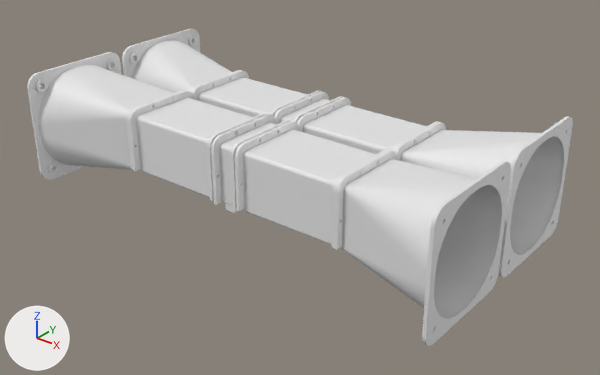
What one commit did to the glTF model shroud.glb.
One viewpoint serves both versions: a 50 mm camera at (0.688, -0.66, 0.403) aimed at (0.162, -0.003, -0.004). The axes (+X, +Y, +Z) are drawn at lower left. The lights are the same throughout. The picture after the commit comes second. Where no turn or scale is listed for an object, it has been applied to the vertices.

Before the edit, the objects in view are built like this:
```python
ob_0_1_1_3 = bpy.data.objects.new('=>[0:1:1:3]', me_intake_0)
ob_0_1_1_3.location = (-0.1305, -0.049, 0.0)
ob_0_1_1_4 = bpy.data.objects.new('=>[0:1:1:4]', me_intake_1)
ob_0_1_1_4.location = (-0.1305, 0.049, 0.0)
ob_0_1_1_5 = bpy.data.objects.new('=>[0:1:1:5]', me_enclosure_7)
ob_0_1_1_5.location = (-0.0035, -0.049, 0.0)
ob_0_1_1_5__001 = bpy.data.objects.new('=>[0:1:1:5].001', me_enclosure_7_001)
ob_0_1_1_5__001.location = (-0.0035, 0.049, 0.0)
ob_0_1_1_5__002 = bpy.data.objects.new('=>[0:1:1:5].002', me_enclosure_7_002)
ob_0_1_1_5__002.location = (0.1578, -0.049, 0.0)
ob_0_1_1_5__003 = bpy.data.objects.new('=>[0:1:1:5].003', me_enclosure_7_003)
ob_0_1_1_5__003.location = (0.1578, 0.049, 0.0)
ob_0_1_1_6 = bpy.data.objects.new('=>[0:1:1:6]', me_bridge_5)
ob_0_1_1_6.location = (0.1249, -0.049, 0.0)
ob_0_1_1_6__001 = bpy.data.objects.new('=>[0:1:1:6].001', me_bridge_5_001)
ob_0_1_1_6__001.location = (0.1249, 0.049, 0.0)
ob_0_1_1_8 = bpy.data.objects.new('=>[0:1:1:8]', me_exhaust_9)
ob_0_1_1_8.location = (0.2842, 0.049, 0.0)
# also in view: '=>[0:1:1:7]' at (0.344, -0.069, 0.033)
```
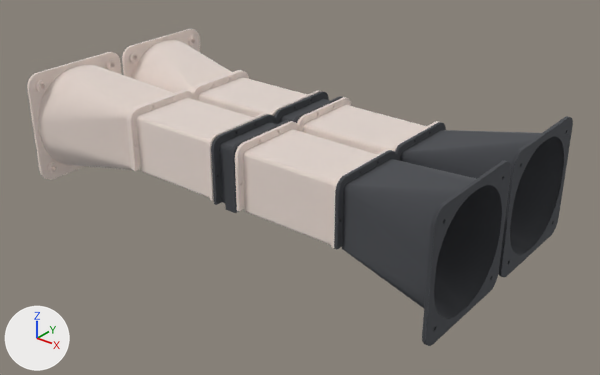
Edits to the bpy script that builds the scene:
```text
Add mat_mat_1:
    mat_mat_1 = principled_material('mat_1')
    mat_mat_1.base_color = (0.169, 0.176, 0.192)  # grey #727479
    mat_mat_1.metallic = 1.0
    mat_mat_1.roughness = 1.0
Add mat_mat_0:
    mat_mat_0 = principled_material('mat_0')
    mat_mat_0.base_color = (0.918, 0.859, 0.824)  # white #f6eeea
    mat_mat_0.metallic = 1.0
    mat_mat_0.roughness = 1.0
Change me_intake_0:
    where me_intake_0.from_pydata(...)  # 1651 vertices, 3334 faces; spans x -0.0035..0.1235, y -0.09..0.0497, z -0.0355..0.1005
    add me_intake_0.materials.append(mat_mat_0)  # white #f6eeea
Change me_intake_1:
    where me_intake_1.from_pydata(...)  # 1652 vertices, 3336 faces; spans x -0.0035..0.1235, y -0.0497..0.09, z -0.0355..0.1005
    add me_intake_1.materials.append(mat_mat_0)  # white #f6eeea
Change me_enclosure_7:
    where me_enclosure_7.from_pydata(...)  # 1056 vertices, 2140 faces; spans x -0.0035..0.1229, y -0.0497..0.0497, z -0.0019..0.0755
    add me_enclosure_7.materials.append(mat_mat_0)  # white #f6eeea
Change me_enclosure_7_001:
    where me_enclosure_7_001.from_pydata(...)  # 1056 vertices, 2140 faces; spans x -0.0035..0.1229, y -0.0497..0.0497, z -0.0019..0.0755
    add me_enclosure_7_001.materials.append(mat_mat_0)  # white #f6eeea
Change me_bridge_5:
    where me_bridge_5.from_pydata(...)  # 1188 vertices, 2408 faces; spans x -0.0035..0.0274, y -0.0497..0.0497, z -0.0072..0.0755
    add me_bridge_5.materials.append(mat_mat_1)  # grey #727479
Change me_bridge_5_001:
    where me_bridge_5_001.from_pydata(...)  # 1188 vertices, 2408 faces; spans x -0.0035..0.0274, y -0.0497..0.0497, z -0.0072..0.0755
    add me_bridge_5_001.materials.append(mat_mat_1)  # grey #727479
Change me_enclosure_7_002:
    where me_enclosure_7_002.from_pydata(...)  # 1056 vertices, 2140 faces; spans x -0.0035..0.1229, y -0.0497..0.0497, z -0.0019..0.0755
    add me_enclosure_7_002.materials.append(mat_mat_0)  # white #f6eeea
Change me_enclosure_7_003:
    where me_enclosure_7_003.from_pydata(...)  # 1056 vertices, 2140 faces; spans x -0.0035..0.1229, y -0.0497..0.0497, z -0.0019..0.0755
    add me_enclosure_7_003.materials.append(mat_mat_0)  # white #f6eeea
Change me_exhaust_8:
    where me_exhaust_8.from_pydata(...)  # 1655 vertices, 3342 faces; spans x -0.0035..0.1235, y -0.09..0.0497, z -0.0355..0.1005
    add me_exhaust_8.materials.append(mat_mat_1)  # grey #727479
Change me_exhaust_9:
    where me_exhaust_9.from_pydata(...)  # 1656 vertices, 3344 faces; spans x -0.0035..0.1235, y -0.0497..0.09, z -0.0355..0.1005
    add me_exhaust_9.materials.append(mat_mat_1)  # grey #727479
```

Changed parts and their boxes [x1, y1, x2, y2] in the pictures (600 x 375 px):
'=>[0:1:1:7]', recoloured (white to grey): [334, 150, 511, 346] in both
'=>[0:1:1:8]', recoloured (white to grey): [395, 116, 573, 277] in both
'=>[0:1:1:3]', recoloured: [27, 52, 185, 180] in both
'=>[0:1:1:5].002', recoloured: [235, 121, 388, 248] in both
'=>[0:1:1:5]', recoloured: [129, 90, 268, 201] in both
'=>[0:1:1:4]', recoloured: [122, 29, 242, 93] in both
'=>[0:1:1:5].003', recoloured: [297, 97, 438, 154] in both
'=>[0:1:1:5].001', recoloured: [192, 71, 321, 117] in both
'=>[0:1:1:6]', recoloured (darker): [211, 114, 290, 213] in both
'=>[0:1:1:6].001', recoloured (white to grey): [274, 91, 343, 124] in both
